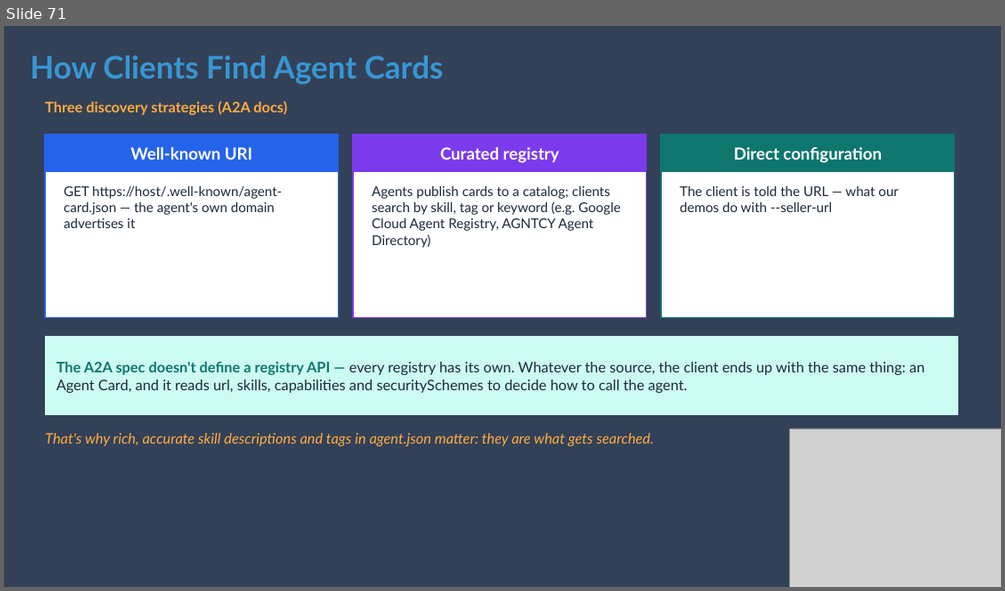
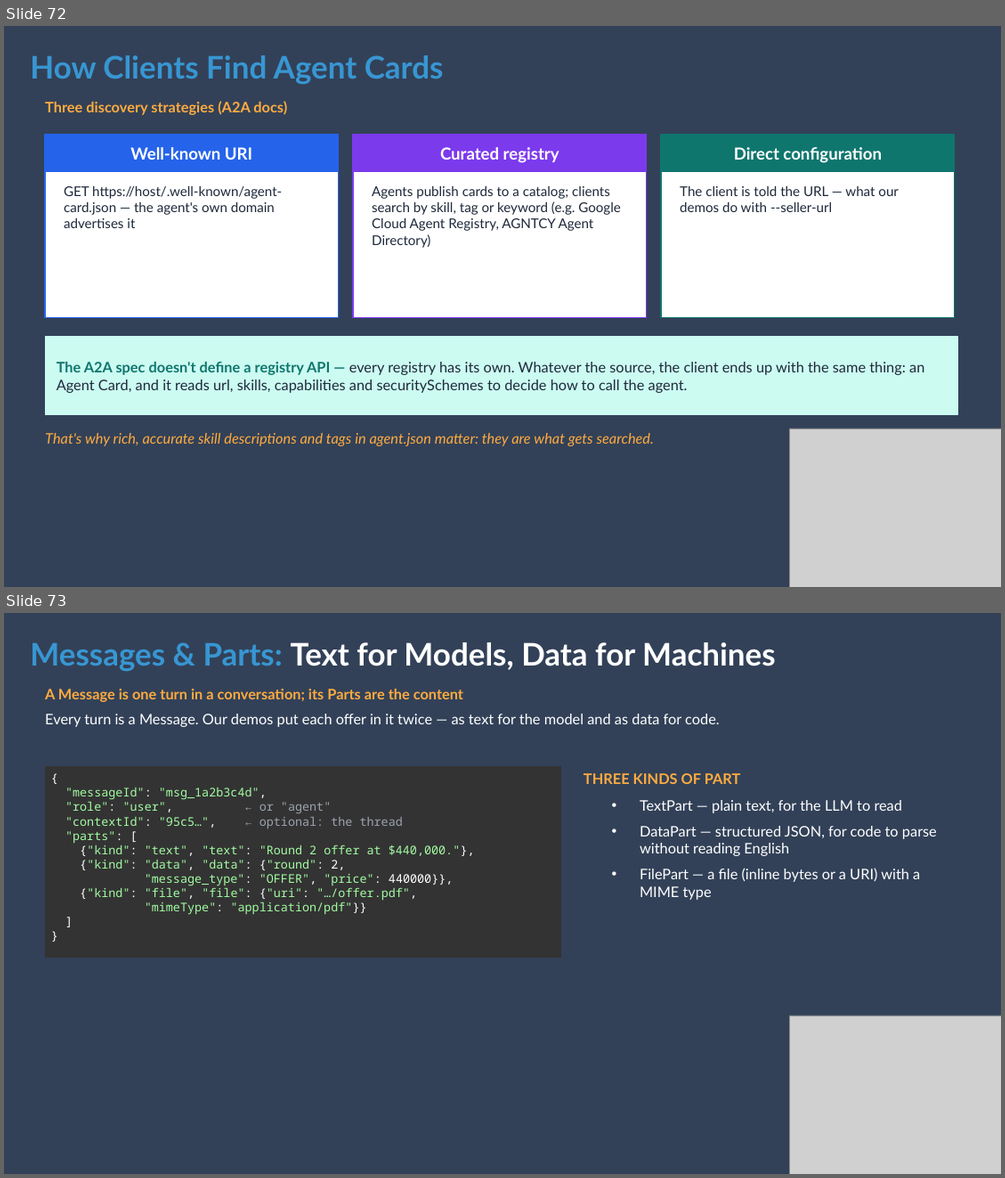
Before and after one commit to jeev1992/real-estate-negotiation-simulator, a slide deck: Week 6 _ Agent Communication Protocols_ MCP, A2A, and Google ADK.pptx. Shown one above the other, each under a label of ours: slide 71 before the commit, slides 72 and 73 after it. The pictures are 1005x591 and 1005x1178 pixels, drawn with LibreOffice and Linux fonts; fonts in the diff are those of the drawing; grey boxes stand for pictures. Boxes give left, top, right and bottom in pixels: in the first picture for what was removed or moved away, otherwise in the second. Text is boxed around its words. In the diff, an @@ line names an element or a change of style, - is before the commit and + after.

```diff
--- a/Week 6 _ Agent Communication Protocols_ MCP, A2A, and Google ADK.pptx
+++ b/Week 6 _ Agent Communication Protocols_ MCP, A2A, and Google ADK.pptx
@@ slide 73 added at (x1=4, y1=613, x2=1001, y2=1174), background #324158 @@
@@ text added at (x1=30, y1=642, x2=776, y2=671), 30 pt, text #FFFFFF, bold @@
+Messages & Parts: Text for Models, Data for Machines
@@ text added at (x1=45, y1=689, x2=463, y2=702), 14 pt, text #FFAB40, bold @@
+A Message is one turn in a conversation; its Parts are the content
@@ text added at (x1=45, y1=714, x2=720, y2=727), 14 pt, text #FFFFFF @@
+Every turn is a Message. Our demos put each offer in it twice — as text for the model and as data for code.
@@ rectangle added at (x1=45, y1=766, x2=561, y2=957), fill #333333, outline #333333 1 pt @@
@@ text added at (x1=65, y1=787, x2=475, y2=915), 11.5 pt, text #A2FCA2 @@
+{
+"messageId": "msg_1a2b3c4d",
+"role": "user", ← or "agent"
+"contextId": "95c5…", ← optional: the thread
+"parts": [
+{"kind": "text", "text": "Round 2 offer at $440,000."},
+{"kind": "data", "data": {"round": 2,
+"message_type": "OFFER", "price": 440000}},
+{"kind": "file", "file": {"uri": "…/offer.pdf",
+"mimeType": "application/pdf"}}
+]
+}
@@ text added at (x1=583, y1=773, x2=741, y2=784), 14 pt, text #FFAB40, bold @@
+THREE KINDS OF PART
@@ text added at (x1=639, y1=800, x2=937, y2=900), 14 pt, text #FFFFFF @@
+  • TextPart — plain text, for the LLM to read
+  • DataPart — structured JSON, for code to parse without reading English
+  • FilePart — a file (inline bytes or a URI) with a MIME type
@@ picture added at (x1=790, y1=1015, x2=1001, y2=1174) @@
@@ what was slide 71 is now slide 72 @@
```
Also in this commit, not shown: 2 slides changed, 6 other slides added, 21 other files.
